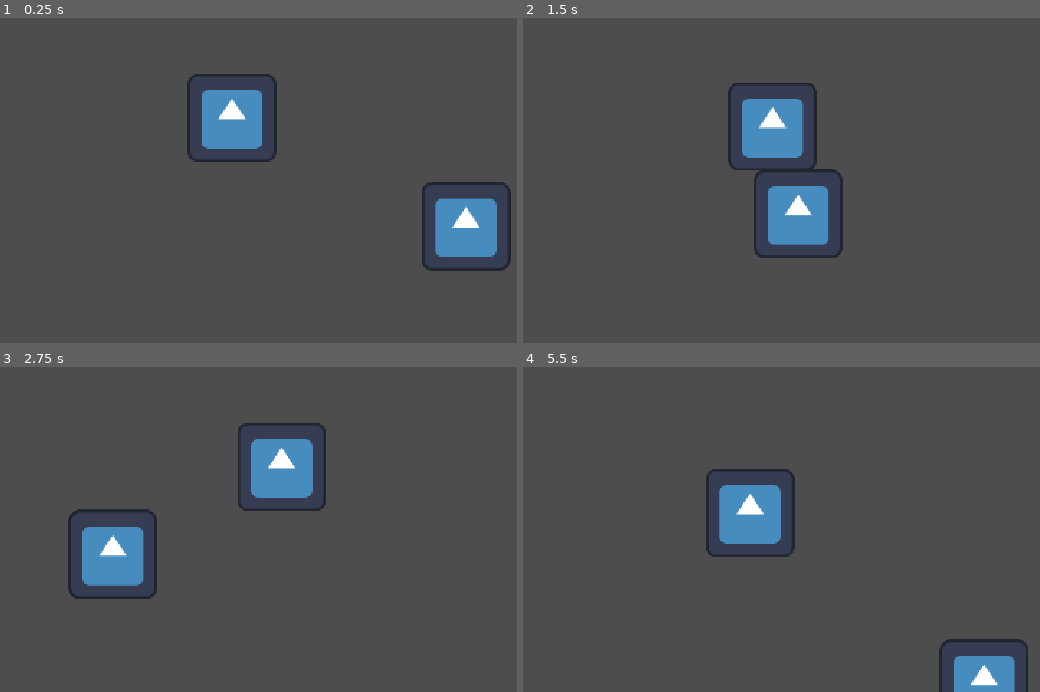
Above: before the commit, frames 1-4 (two rows, left to right).
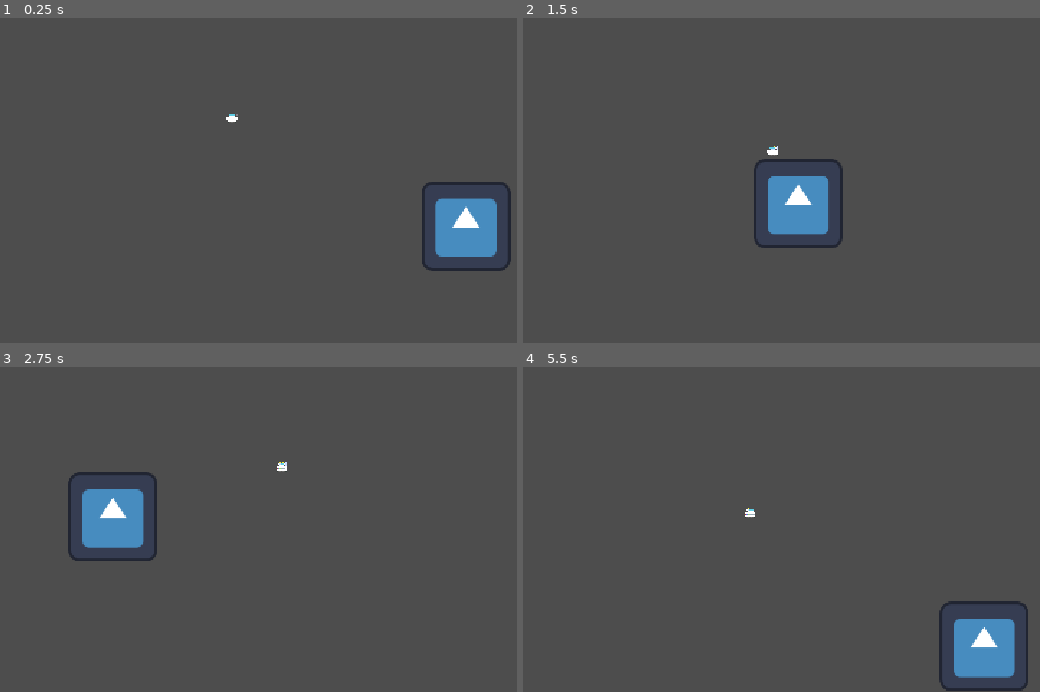
Above: after the commit, the same moments.

Repository: DanielDe8/Moonrunner
Game: Godot game, scene res://Scenes/Main.tscn
The game is run twice, just before and just after one commit, with the same random seed, the same clock (stepped at 60 frames per second) and the same inputs. The engine's default icon, where the game draws it, is replaced by a stand-in: a white triangle on a blue panel in a dark square.
Inputs:
- Up to frame 1 (0.25 s): no input
- Up to frame 2 (1.5 s): tap Enter at 0.5 s; hold Right (right) 0.53-1.28 s; hold Down (down) from 1.28 s (still down)
- Up to frame 3 (2.75 s): release Down (down) at 2.03 s; hold Right (right) from 2.03 s (still down)
- Up to frame 4 (5.5 s): release Right (right) at 2.78 s; hold Up (up) 2.78-3.53 s; hold Left (left) 3.53-5.03 s; hold Down (down) from 5.03 s (still down)

The runs differ from the first frame. In frame 1, 2.7% of the frame differs, in the area x 36-54%, y 17-45%; in frame 2, 4.3%; in frame 3, 6.3%, in the area x 13-64%, y 17-72%; in frame 4, 5.2%.

Commit message:
add rover texture to player

Diff:
--- a/Objects/Player.tscn
+++ b/Objects/Player.tscn
@@ -1,21 +1,21 @@
 [gd_scene format=3 uid="uid://bsly0swvikiyv"]
 
 [ext_resource type="Script" uid="uid://beck1r130srfd" path="res://Scripts/player.gd" id="1_8r7yd"]
-[ext_resource type="Texture2D" uid="uid://u6ipfxc83v4x" path="res://Assets/icon.svg" id="2_n6db0"]
+[ext_resource type="Texture2D" uid="uid://bib3dfsyttpt8" path="res://Assets/rover_1.png" id="2_n6db0"]
 
-[sub_resource type="CapsuleShape2D" id="CapsuleShape2D_s0lj0"]
-radius = 62.0
-height = 124.0
+[sub_resource type="CircleShape2D" id="CircleShape2D_kln2b"]
+radius = 8.0
 
 [node name="Player" type="CharacterBody2D" unique_id=1788329522]
 motion_mode = 1
 script = ExtResource("1_8r7yd")
 
 [node name="Sprite2D" type="Sprite2D" parent="." unique_id=439105771]
+texture_filter = 1
 texture = ExtResource("2_n6db0")
 
 [node name="Camera2D" type="Camera2D" parent="." unique_id=569772186]
 position_smoothing_enabled = true
 
 [node name="CollisionShape2D" type="CollisionShape2D" parent="." unique_id=1862852225]
-shape = SubResource("CapsuleShape2D_s0lj0")
+shape = SubResource("CircleShape2D_kln2b")
